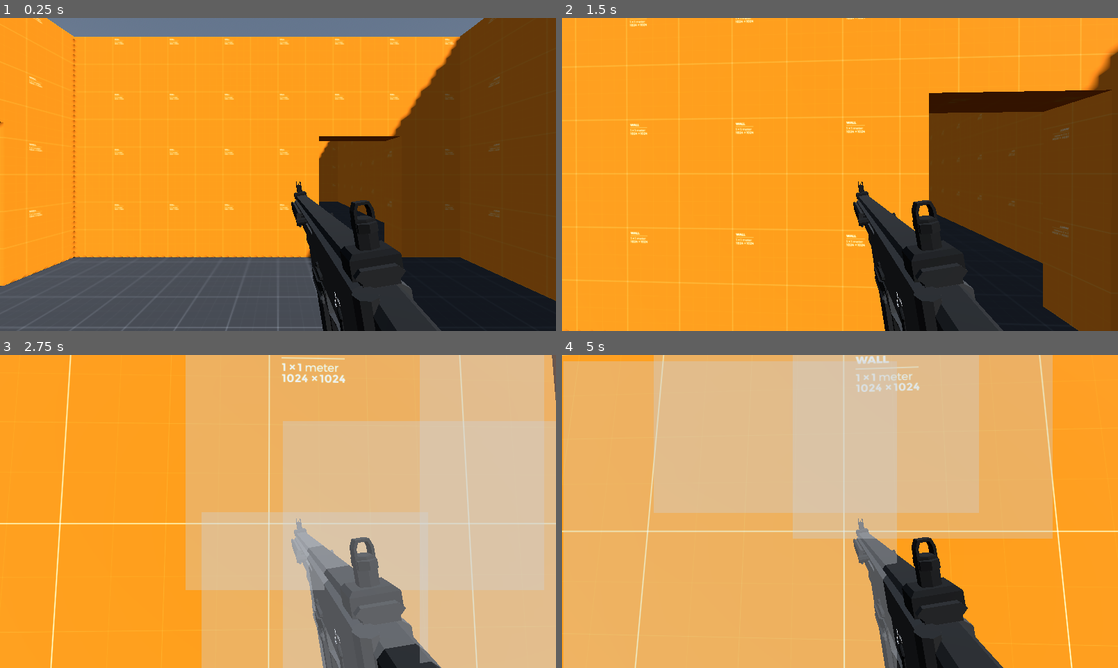
Above: before the commit, frames 1-4 (two rows, left to right).
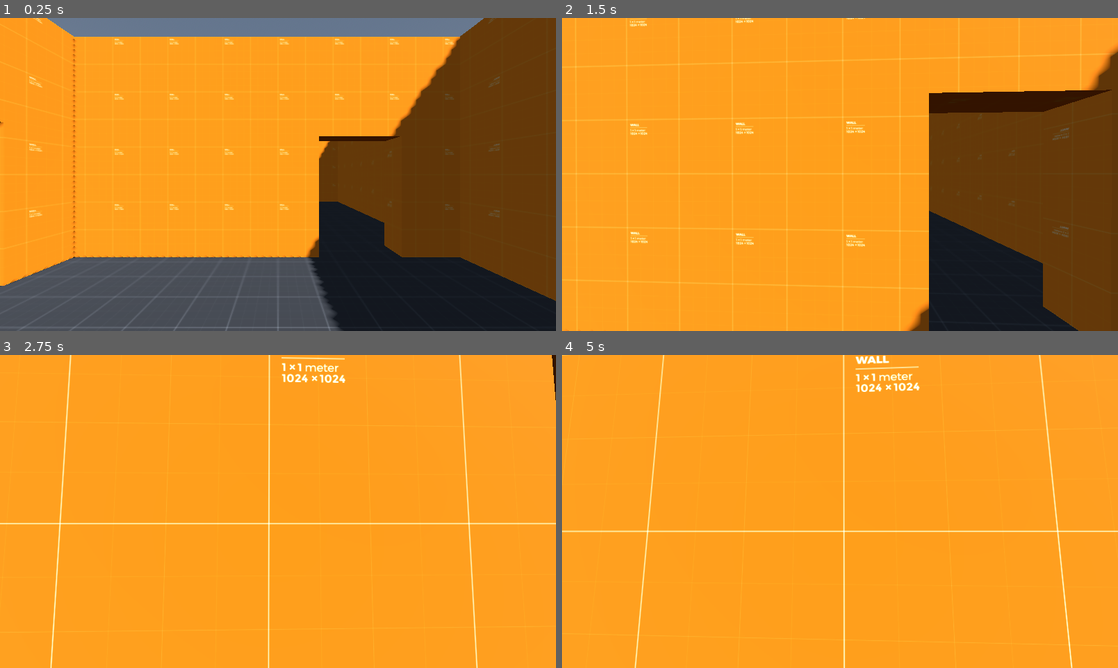
Above: after the commit, the same moments.

Repository: Ieida/Tactical-FPS-Godot
Game: Godot game, scene res://level_0/level_0.tscn
Same seed, same stepped clock (60 frames per second), same inputs: the game is played once before the commit and once after it.
Inputs (mouse positions are in pixels of both pictures, inside the frame that each line leads up to):
- Up to frame 1 (0.25 s): no input
- Up to frame 2 (1.5 s): tap Enter at 0.5 s; move the mouse to (867, 174) at 0.52 s; hold W (move_forward) from 0.53 s (still down); right-click (867, 174) at 0.6 s; move the mouse to (812, 174) at 1.27 s; tap T (rack_slide) at 1.35 s
- Up to frame 3 (2.75 s): keep holding W (move_forward); move the mouse to (289, 505) at 2.02 s; click (289, 505) at 2.1 s
- Up to frame 4 (5 s): keep holding W (move_forward); move the mouse to (834, 517) at 2.77 s; right-click (834, 517) at 2.85 s; tap Space at 3.5 s; move the mouse to (878, 514) at 3.52 s; tap T (rack_slide) at 3.6 s; tap Enter at 4.25 s; move the mouse to (795, 508) at 4.27 s; click (795, 508) at 4.35 s

The runs differ from the first frame. In frame 1, 2.8% of the frame differs, in the area x 52-80%, y 52-100%; in frame 2, 5.0%; in frame 3, 66%; in frame 4, 80%, in the area x 0-89%, y 0-100%.

Commit message:
Update player.tscn

Diff:
--- a/player/player.tscn
+++ b/player/player.tscn
@@ -226,26 +226,28 @@
 script = ExtResource("2_jgt6g")
 body = NodePath("../..")
 
-[node name="SMGViewmodel" type="Node3D" parent="CharacterBody3D/Node3D/PlayerCamera" node_paths=PackedStringArray("weapon", "camera", "animation_player", "weapon_animation_player", "magazine")]
+[node name="Weapons" type="Node" parent="CharacterBody3D/Node3D/PlayerCamera"]
+
+[node name="SMGViewmodel" type="Node3D" parent="CharacterBody3D/Node3D/PlayerCamera/Weapons" node_paths=PackedStringArray("weapon", "camera", "animation_player", "weapon_animation_player", "magazine")]
 transform = Transform3D(1, 0, 0, 0, 1, 0, 0, 0, 1, 0, 0, 0)
 script = ExtResource("4_pbdc1")
 weapon = NodePath("SMG")
-camera = NodePath("..")
+camera = NodePath("../..")
 reload_time = 2.0
 bullet = ExtResource("7_i1ag6")
 animation_player = NodePath("AnimationPlayer")
 weapon_animation_player = NodePath("AnimationPlayer")
 magazine = NodePath("SMG/Magazine")
 
-[node name="SMG" parent="CharacterBody3D/Node3D/PlayerCamera/SMGViewmodel" node_paths=PackedStringArray("magazine") instance=ExtResource("8_6ao76")]
+[node name="SMG" parent="CharacterBody3D/Node3D/PlayerCamera/Weapons/SMGViewmodel" node_paths=PackedStringArray("magazine") instance=ExtResource("8_6ao76")]
 transform = Transform3D(0.986285, -0.165048, 0, 0.165048, 0.986286, 0, 0, 0, 0.999999, 0.05, -0.08, -0.22)
 magazine = NodePath("Magazine")
 
-[node name="Magazine" type="Node3D" parent="CharacterBody3D/Node3D/PlayerCamera/SMGViewmodel/SMG"]
+[node name="Magazine" type="Node3D" parent="CharacterBody3D/Node3D/PlayerCamera/Weapons/SMGViewmodel/SMG"]
 script = ExtResource("6_7fstl")
 max_rounds = 30
 
-[node name="AnimationPlayer" type="AnimationPlayer" parent="CharacterBody3D/Node3D/PlayerCamera/SMGViewmodel"]
+[node name="AnimationPlayer" type="AnimationPlayer" parent="CharacterBody3D/Node3D/PlayerCamera/Weapons/SMGViewmodel"]
 libraries = {
 "": SubResource("AnimationLibrary_7ix2q")
 }
